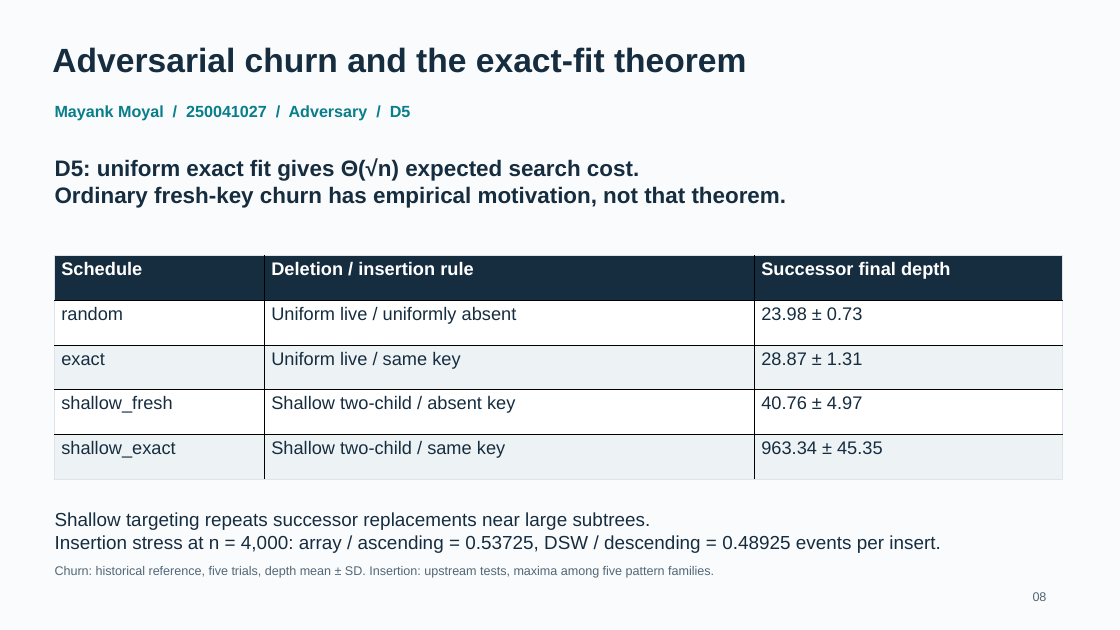
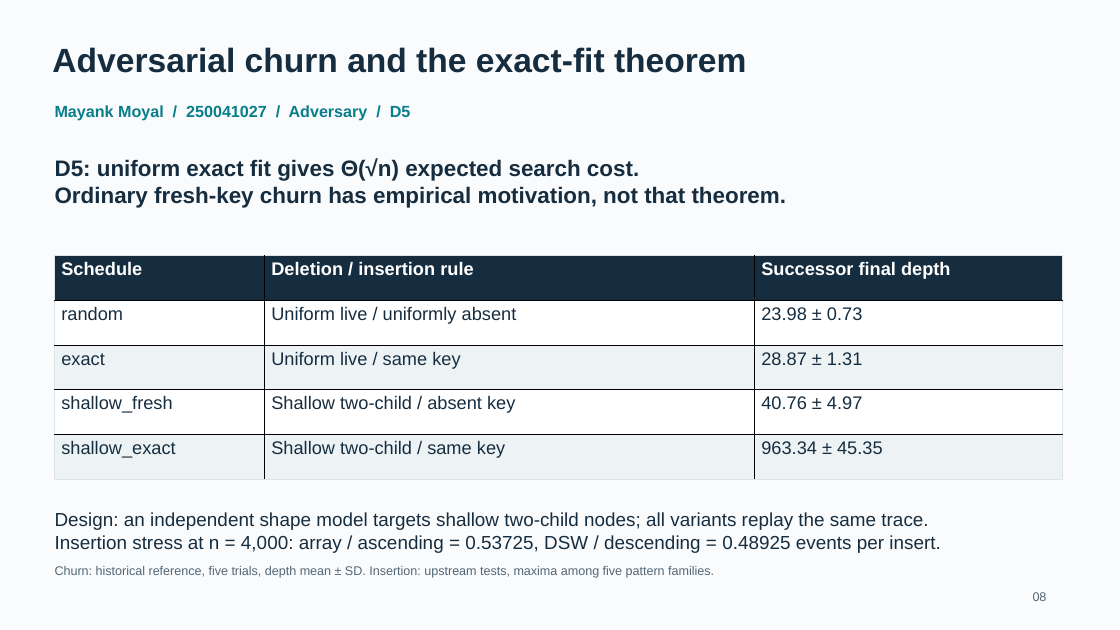
Before and after one commit to MayankMoyal/DSA-Project, a slide deck: slide 8 of docs/slides/slides.pptx. Drawn at 1120x630 pixels with LibreOffice and Linux fonts; fonts in the diff are those of the drawing. Boxes give left, top, right and bottom in pixels: in the first picture for what was removed or moved away, otherwise in the second. Text is boxed around its words. In the diff, an @@ line names an element or a change of style, - is before the commit and + after.

```diff
--- a/docs/slides/slides.pptx
+++ b/docs/slides/slides.pptx
@@ text at (x1=55, y1=512, x2=928, y2=530): text changed @@
-Shallow targeting repeats successor replacements near large subtrees.
+Design: an independent shape model targets shallow two-child nodes; all variants replay the same trace.
```
Also in this commit, not shown: 5 other slides changed, 2 slides added, 2 slides removed, 4 other files.
